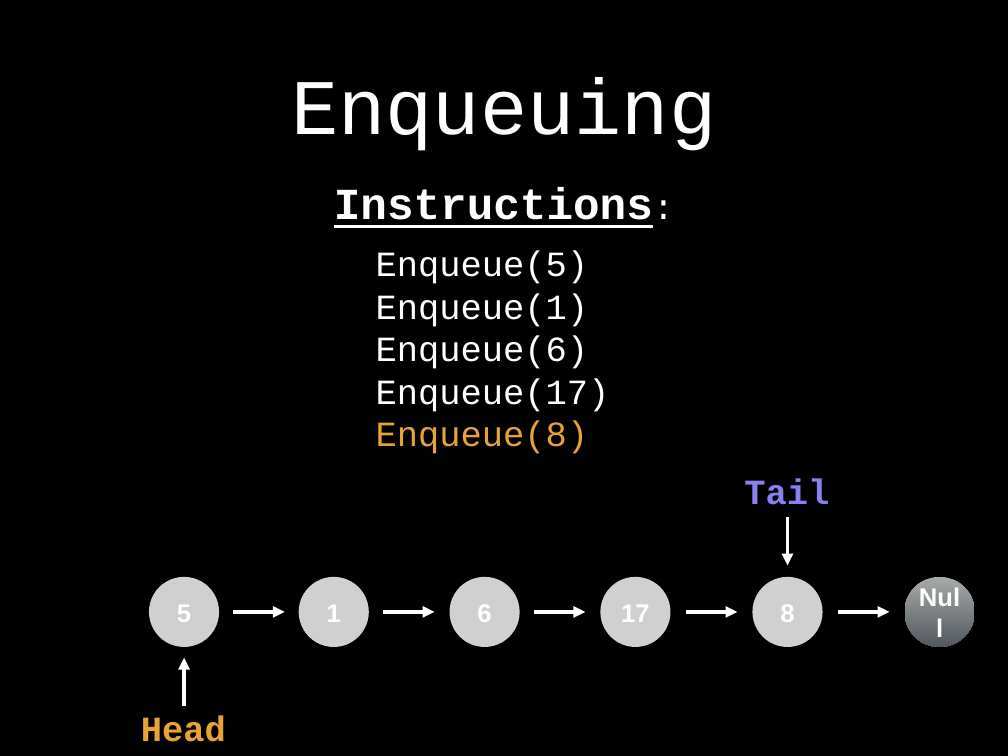
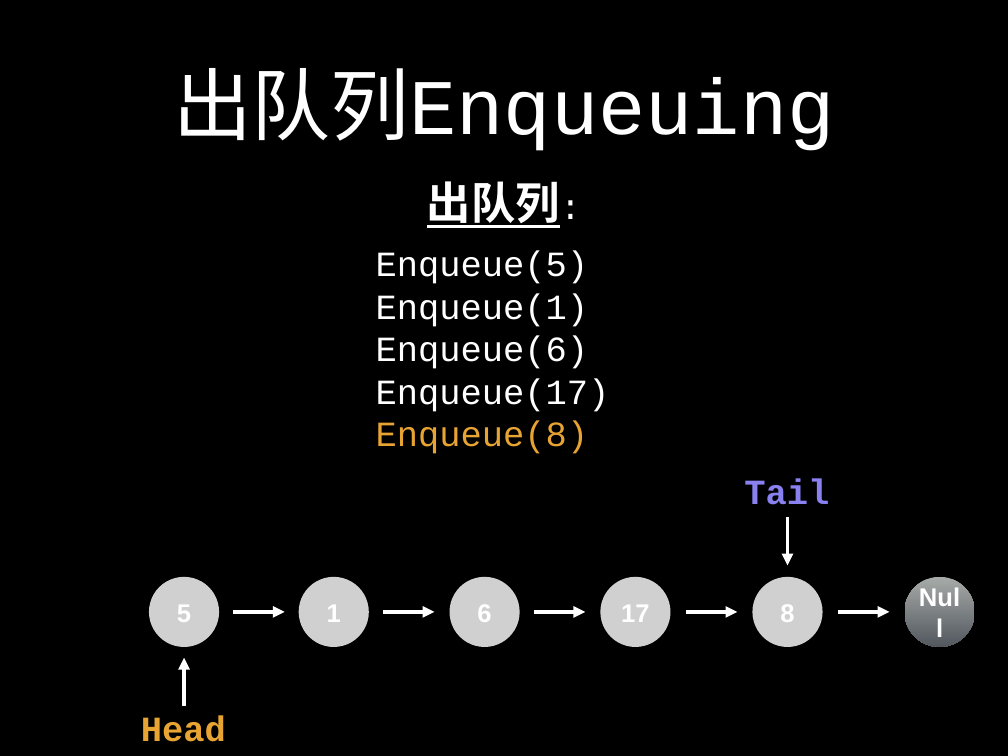
Before and after one commit to spring2go/Algorithms, a slide deck: slide 41 of slides/datastructures/queue/Queue.pptx (slide 31 before the commit). Drawn at 1008x756 pixels with LibreOffice and Linux fonts; fonts in the diff are those of the drawing; grey boxes stand for pictures. Boxes give left, top, right and bottom in pixels: in the first picture for what was removed or moved away, otherwise in the second. Text is boxed around its words. In the diff, an @@ line names an element or a change of style, - is before the commit and + after.

```diff
--- a/slides/datastructures/queue/Queue.pptx
+++ b/slides/datastructures/queue/Queue.pptx
@@ title at <box>173,68,835,151</box>: text changed @@
-Enqueuing
+出队列Enqueuing
@@ text at <box>427,181,560,228</box>: text changed @@
-Instructions:
+出队列:
```
Also in this commit, not shown: 37 other slides changed, 5 slides added, 4 slides removed, 3 other files.
